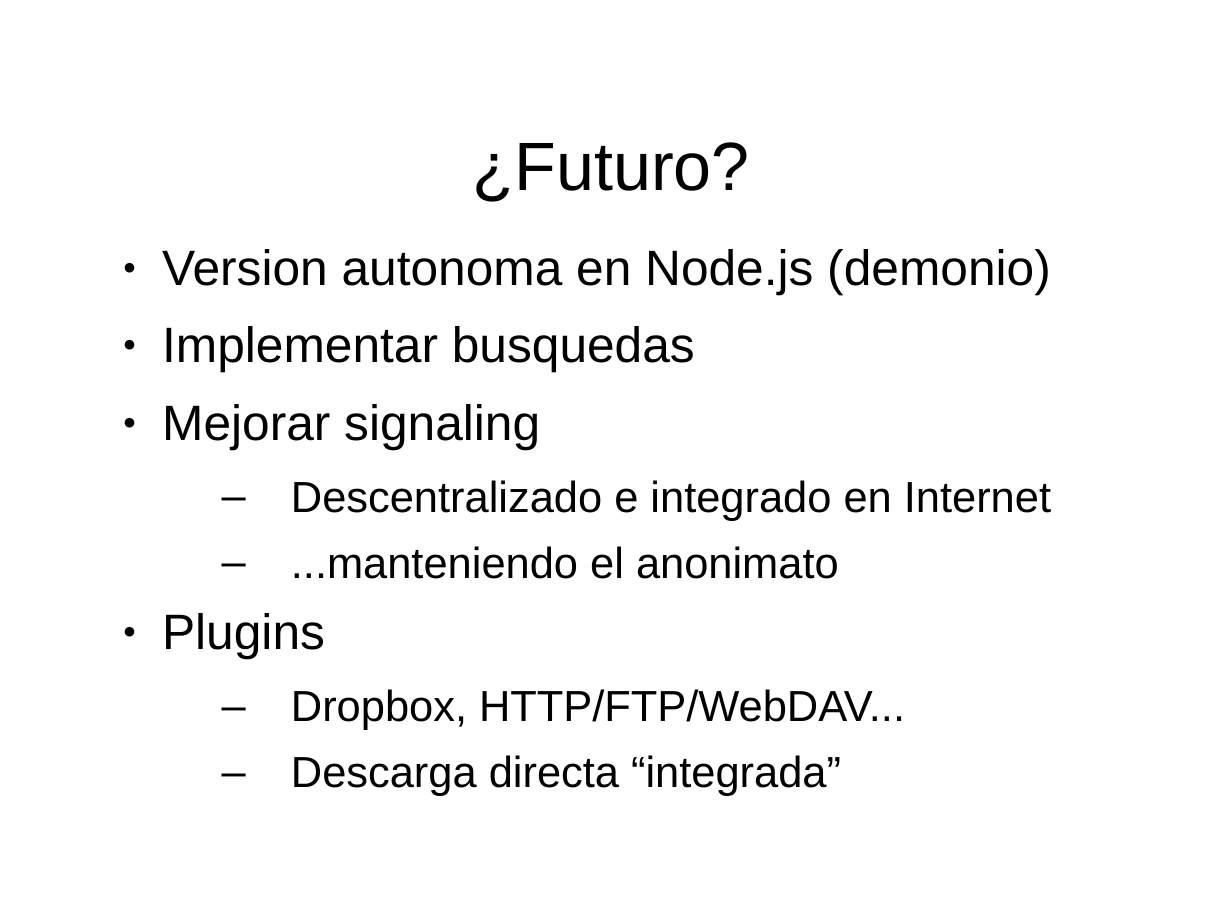
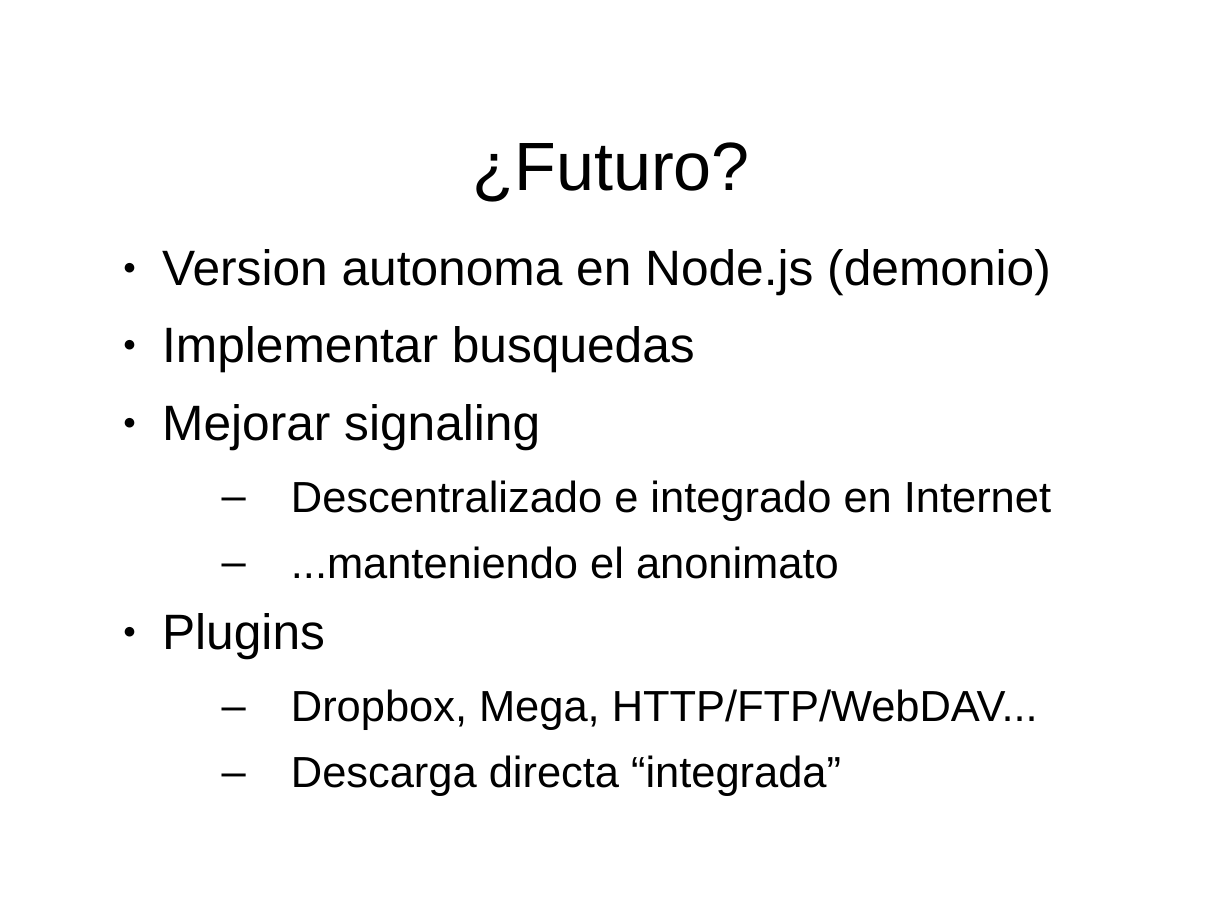
Before and after one commit to dysbulic/ShareIt, a slide deck: slide 12 of doc/ShareIt!.odp (slide 11 before the commit). Drawn at 1232x924 pixels with LibreOffice and Linux fonts; fonts in the diff are those of the drawing; background and template pictures are left out. Boxes give left, top, right and bottom in pixels: in the first picture for what was removed or moved away, otherwise in the second. Text is boxed around its words. In the diff, an @@ line names an element or a change of style, - is before the commit and + after.

```diff
--- a/doc/ShareIt!.odp
+++ b/doc/ShareIt!.odp
@@ text at (291, 689, 1038, 730): text changed @@
-  – Dropbox, HTTP/FTP/WebDAV...
+  – Dropbox, Mega, HTTP/FTP/WebDAV...
```
Also in this commit, not shown: 1 other slide changed, 1 slide added.
